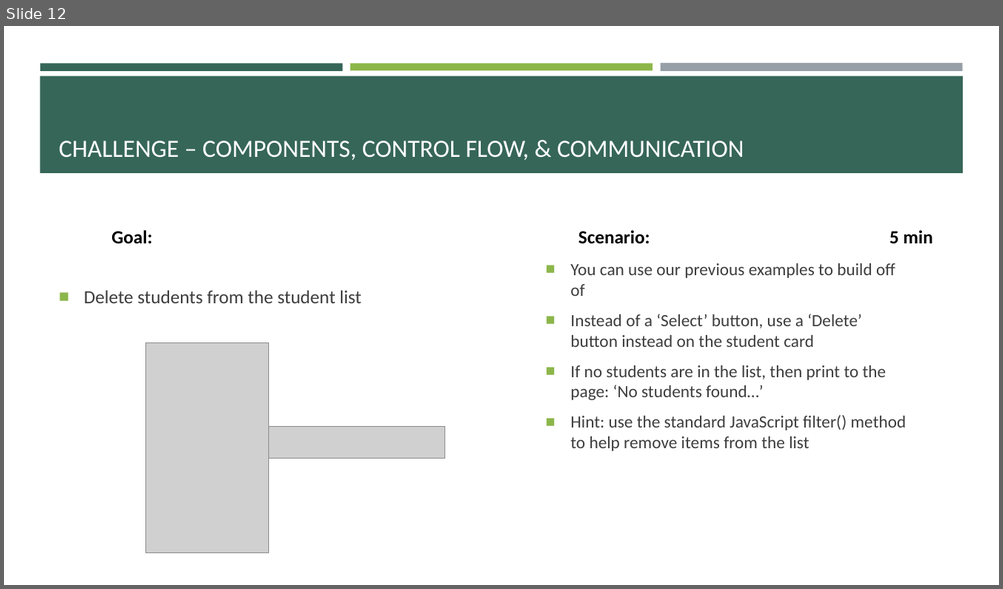
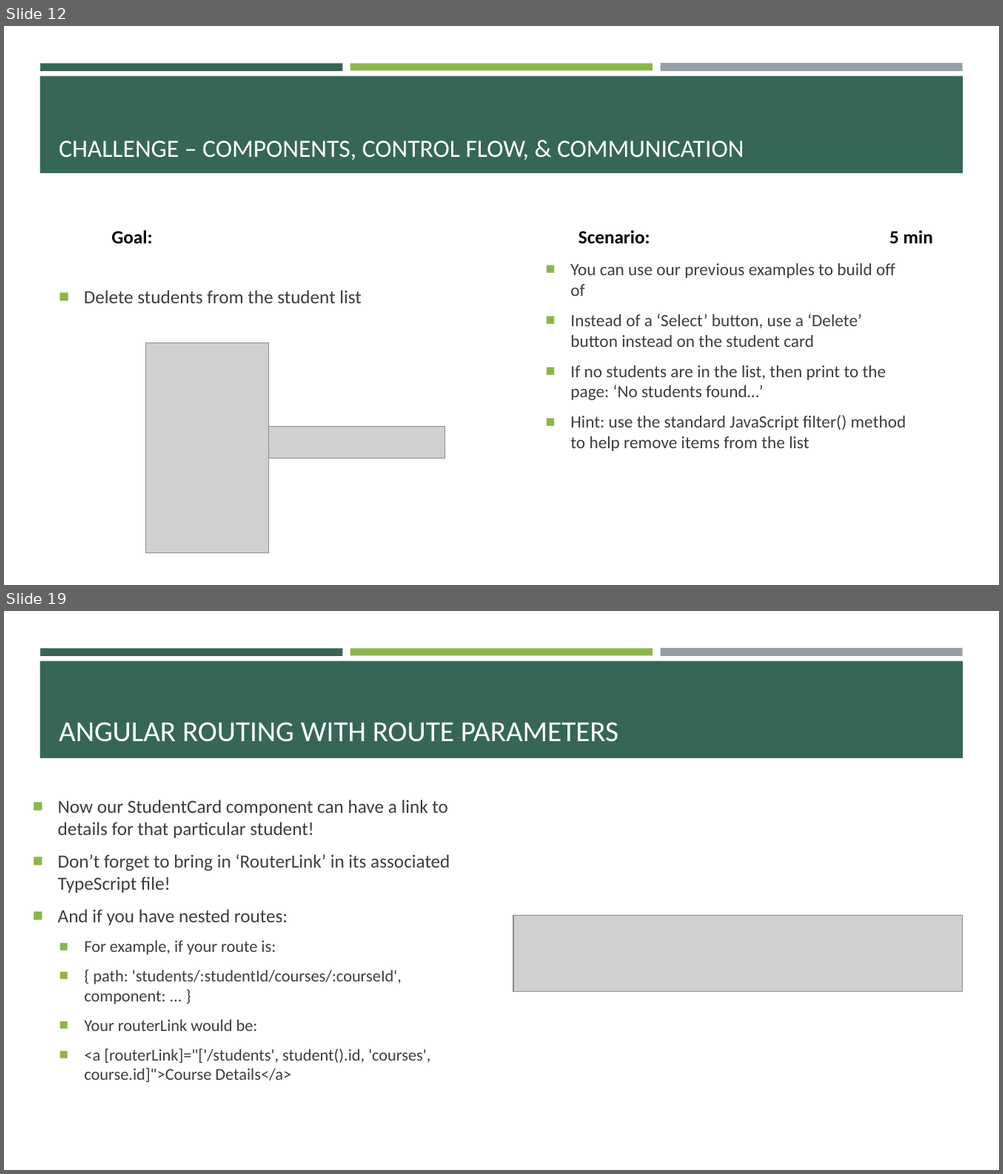
Before and after one commit to e-m-wilson/java-fs, a slide deck: Week_7/Angular.pptx. Shown one above the other, each under a label of ours: slide 12 before the commit, slides 12 and 19 after it; the slides between them are not shown. The pictures are 1003x589 and 1003x1174 pixels, drawn with LibreOffice and Linux fonts; fonts in the diff are those of the drawing; grey boxes stand for pictures. Boxes give left, top, right and bottom in pixels: in the first picture for what was removed or moved away, otherwise in the second. Text is boxed around its words. In the diff, an @@ line names an element or a change of style, - is before the commit and + after.

```diff
--- a/Week_7/Angular.pptx
+++ b/Week_7/Angular.pptx
@@ slide 19 added at [4,611,999,1170], background #FFFFFF; not listed: 4 template elements that a slide beside it also shows @@
@@ title added at [59,722,618,742], 28 pt, text #FFFFFF @@
+ANGULAR ROUTING WITH ROUTE PARAMETERS
@@ text added at [58,800,449,1082], 16 pt, text #3D3D3D @@
+■ Now our StudentCard component can have a link to details for that particular student!
+■ Don’t forget to bring in ‘RouterLink’ in its associated TypeScript file!
+■ And if you have nested routes:
+  ■ For example, if your route is:
+  ■ { path: 'students/:studentId/courses/:courseId', component: ... }
+  ■ Your routerLink would be:
+  ■ <a [routerLink]="['/students', student().id, 'courses', course.id]">Course Details</a>
@@ picture added at [514,916,963,992] @@
```
Also in this commit, not shown: 2 slides changed, 7 other slides added.
